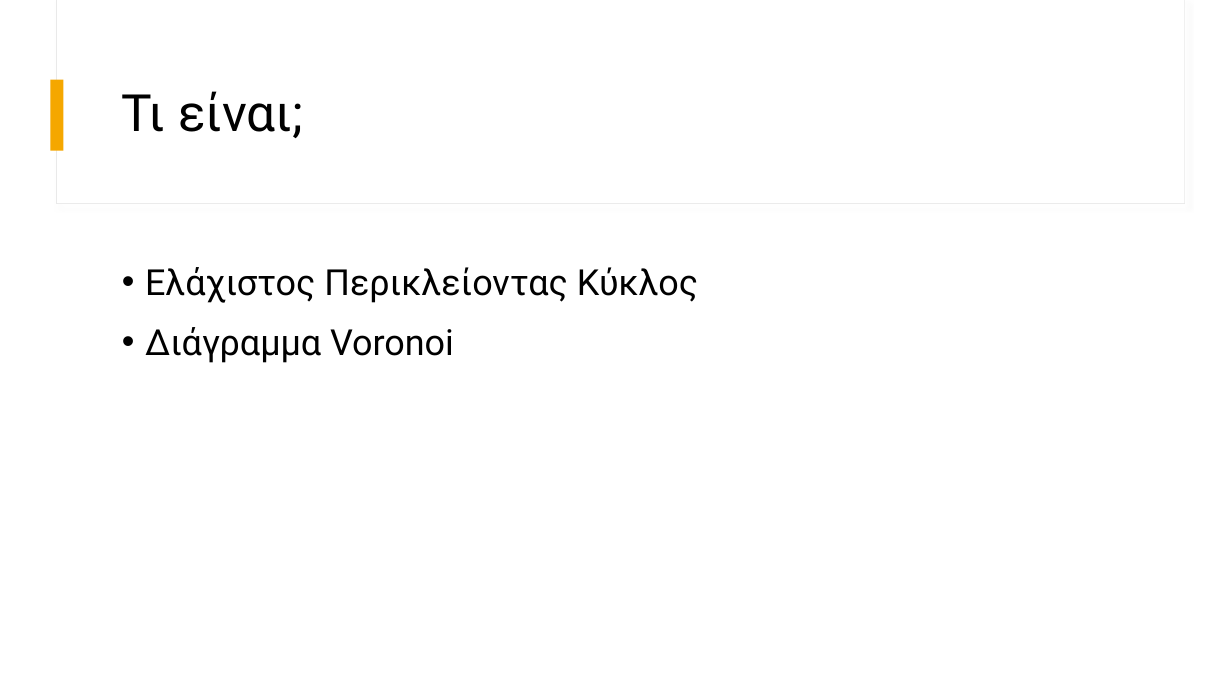
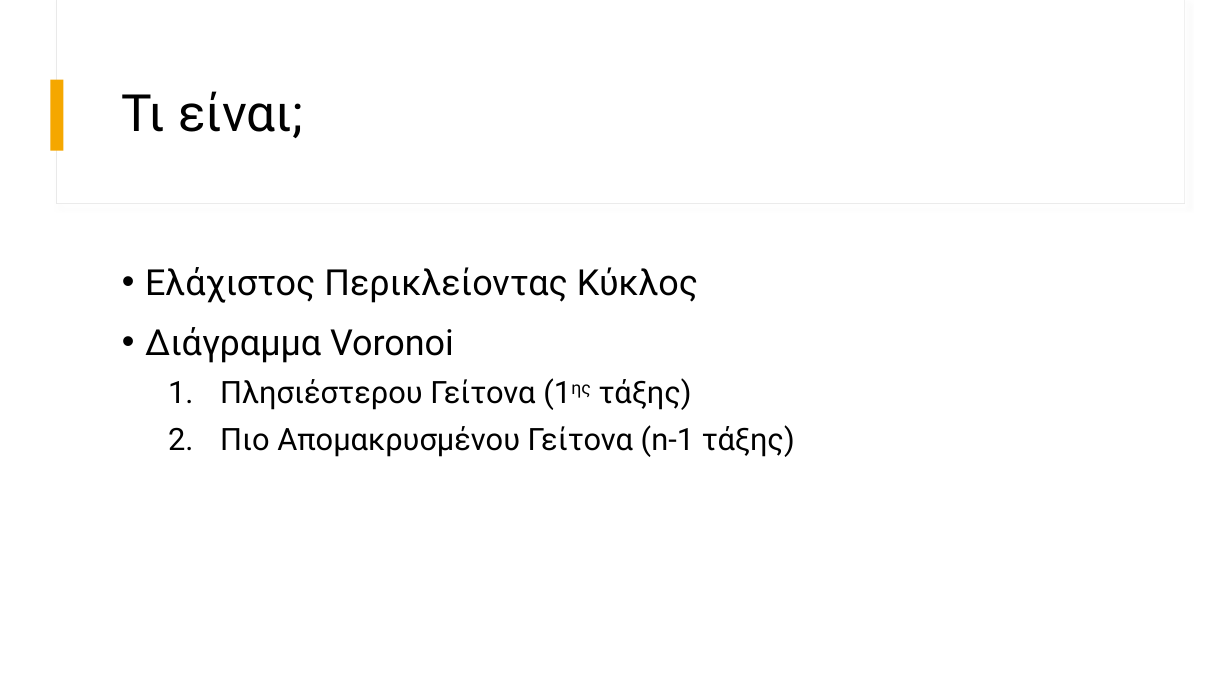
Before and after one commit to johnprif/Thesis, a slide deck: slide 2 of thesisPriftiPP.pptx. Drawn at 1232x693 pixels with LibreOffice and Linux fonts; fonts in the diff are those of the drawing. Boxes give left, top, right and bottom in pixels: in the first picture for what was removed or moved away, otherwise in the second. Text is boxed around its words. In the diff, an @@ line names an element or a change of style, - is before the commit and + after.

```diff
--- a/thesisPriftiPP.pptx
+++ b/thesisPriftiPP.pptx
@@ text at [220, 378, 795, 457]: paragraphs added @@
+  1. Πλησιέστερου Γείτονα (1ης τάξης)
+  2. Πιο Απομακρυσμένου Γείτονα (n-1 τάξης)
```
Also in this commit, not shown: 4 other slides changed, 8 slides added, 6 slides removed.
